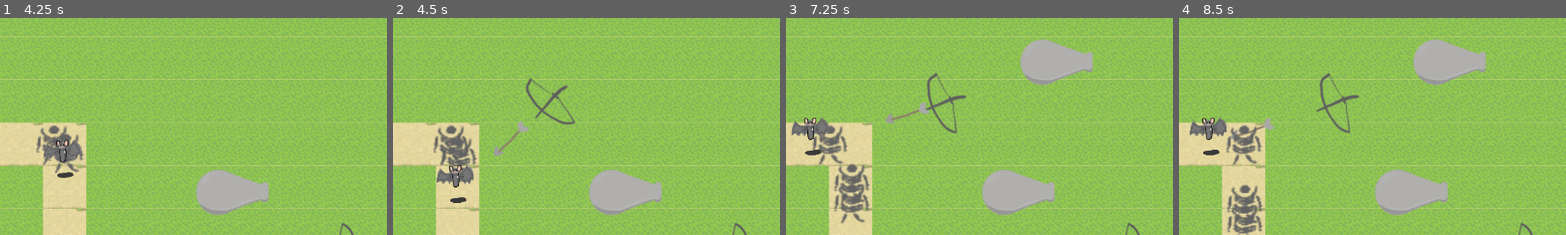
Above: before the commit, frames 1-4 (left to right).
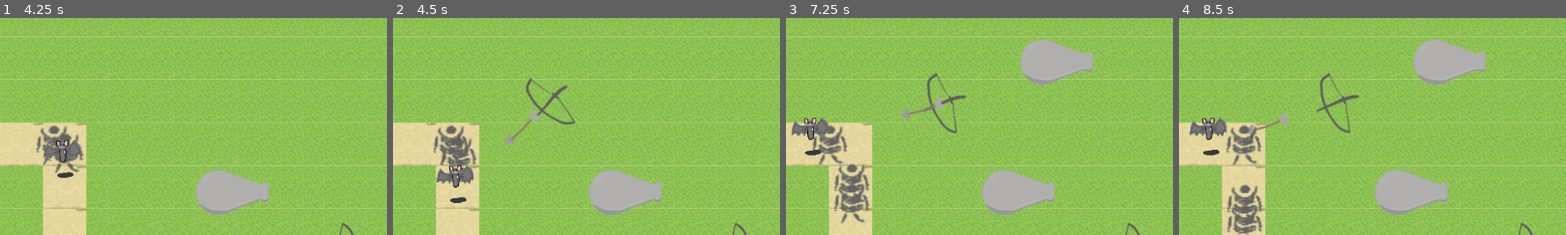
Above: after the commit, the same moments.

Repository: willNP/Tower-Defense
Game: Godot game, scene res://Scenes/main.tscn
Same seed, same stepped clock (60 frames per second), same inputs: the game is played once before the commit and once after it. The engine's default icon, where the game draws it, is replaced by a stand-in: a white triangle on a blue panel in a dark square.
Inputs (mouse positions are % of the whole screen's width and height, from its top left):
- Up to frame 1 (4.25 s): tap Enter at 0.5 s; move the mouse to (72, 45) at 0.52 s; click (72, 45) at 0.67 s; move the mouse to (30, 55) at 1.27 s; click (30, 55) at 1.42 s; move the mouse to (60, 28) at 2.02 s; click (60, 28) at 2.17 s; move the mouse to (45, 70) at 2.77 s; click (45, 70) at 2.92 s; move the mouse to (80, 65) at 3.52 s; click (80, 65) at 3.67 s
- Up to frame 2 (4.5 s): move the mouse to (20, 35) at 4.27 s; click (20, 35) at 4.42 s
- Up to frame 3 (7.25 s): move the mouse to (55, 50) at 5.02 s; click (55, 50) at 5.17 s; move the mouse to (35, 25) at 5.77 s; click (35, 25) at 5.92 s; move the mouse to (72, 45) at 6.52 s; click (72, 45) at 6.67 s
- Up to frame 4 (8.5 s): move the mouse to (30, 55) at 7.27 s; click (30, 55) at 7.42 s; move the mouse to (60, 28) at 8.02 s; click (60, 28) at 8.17 s
The pictures show only the part of the screen within x 0-50%, y 15-65%; the shares and areas given below are measured in that part.

Frame 1 is identical in both runs. In frame 2, 0.4% of the frame differs, in the area x 26-39%, y 41-64%; in frame 3, 0.4%; in frame 4, 0.3%.

Commit message:
Solución de errores y warnings

Diff:
--- a/Scripts/Enemies/character.gd
+++ b/Scripts/Enemies/character.gd
@@ -18,7 +18,6 @@
 	armor = character_attributes.Armor
 	if Sprite:
 		#Sprite.scale = Vector2(0.3, 0.3)
-		var size = Sprite.texture.get_size()
 		sprite.centered = true
 		#sprite.centered = false
 		#sprite.offset = Vector2(size.x / 2, size.y)
@@ -26,12 +25,12 @@
 		print("Sprite o textura no están disponibles")
 
 
-func init_path(path : Path2D) -> void:
+func init_path(_path : Path2D) -> void:
 	pathFollow = PathFollow2D.new()
 	pathFollow.add_child(self)
 	pathFollow.loop = false
 	pathFollow.rotates = false
-	path.add_child(pathFollow)
+	_path.add_child(pathFollow)
 
 
 func _physics_process(delta: float) -> void:
--- a/Scripts/Map/map_generator.gd
+++ b/Scripts/Map/map_generator.gd
@@ -5,9 +5,9 @@
 var _rng: RandomNumberGenerator = RandomNumberGenerator.new()
 
 
-func randomize(seed: int = 0, use_seed: bool = false) -> void:
+func randomize(_seed: int = 0, use_seed: bool = false) -> void:
 	if use_seed:
-		_rng.seed = seed
+		_rng.seed = _seed
 	else:
 		_rng.randomize()
 
--- a/Scripts/Resources/Maps/map1.gd
+++ b/Scripts/Resources/Maps/map1.gd
@@ -31,7 +31,7 @@
 		var enemy_instance : Character = enemies[random_key].instantiate()
 		enemy_instance.init_path($MapGeneration.get_path_node())
 
-		get_tree().root.add_child(enemy_instance)
+		#get_tree().root.add_child(enemy_instance)
 
 
 		enemy_instance.path = $MapGeneration.get_path_node()
--- a/Scripts/Resources/map_generation.gd
+++ b/Scripts/Resources/map_generation.gd
@@ -42,9 +42,9 @@
 	generate_map()
 
 
-func generate_map(seed: int = 0, use_seed: bool = false) -> void:
+func generate_map(_seed: int = 0, use_seed: bool = false) -> void:
 	_configure_path_controller()
-	_map_generator.randomize(seed, use_seed)
+	_map_generator.randomize(_seed, use_seed)
 	_map_data = _map_generator.generate(map_width, map_height, _generator_params())
 
 	if _map_data == null:
@@ -59,8 +59,8 @@
 	path_updated.emit(current_curve, path_points)
 
 
-func regenerate_with_seed(seed: int) -> void:
-	generate_map(seed, true)
+func regenerate_with_seed(_seed: int) -> void:
+	generate_map(_seed, true)
 
 
 func regenerate_random() -> void:
--- a/Scripts/Towers/tower.gd
+++ b/Scripts/Towers/tower.gd
@@ -10,7 +10,7 @@
 @onready var attackTimer : Timer
 
 var hasTarget : bool
-var targetList : Array[Character]
+var targetList : Array
 var currentTarget : Character
 
 func _ready() -> void:
@@ -21,7 +21,7 @@
 	area_2d.area_entered.connect(_on_range_area_area_entered)
 	area_2d.area_exited.connect(_on_range_area_area_exited)
 
-func _physics_process(delta: float) -> void:
+func _physics_process(_delta: float) -> void:
 	if hasTarget:
 		if attackTimer.is_stopped():
 			attackTimer.start()
@@ -72,4 +72,4 @@
 		var ammo = ammo_scene.instantiate()
 		ammo.global_position = global_position  # desde el centro de la ballesta
 		ammo.attack(currentTarget)
-		get_tree().root.add_child(ammo)
+		get_parent().call_deferred("add_child", ammo)
